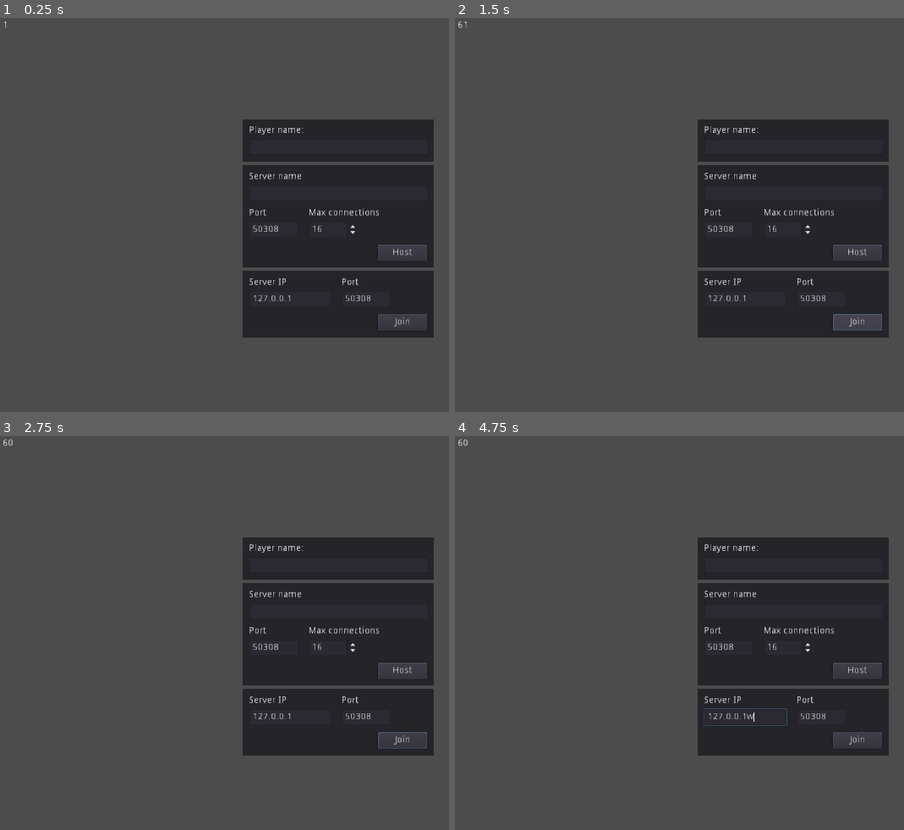
Above: before the commit, frames 1-4 (two rows, left to right).
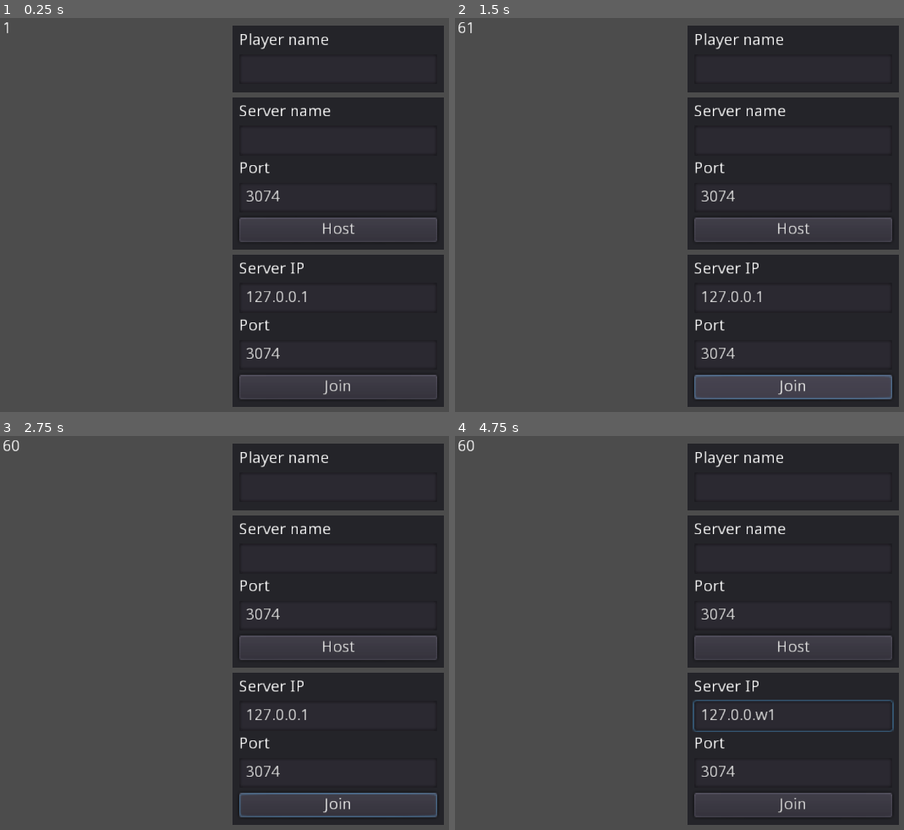
Above: after the commit, the same moments.

Repository: laws65/kag-rewritten
Game: Godot game, scene res://base/levels/content/matchmaking.tscn
Two runs of this game, one before a commit and one after it. Both use one fixed random seed, a clock stepped at 60 frames per second and the inputs below.
Inputs (mouse positions are in pixels of both pictures, inside the frame that each line leads up to):
- Up to frame 1 (0.25 s): no input
- Up to frame 2 (1.5 s): click "Host" at 0.5 s; click "Join" at 1.25 s
- Up to frame 3 (2.75 s): move the mouse to (outside the picture) at 2.02 s; hold D (move_right) from 2.03 s (still down); hold S (crouch) from 2.03 s (still down); click (outside the picture) at 2.17 s; tap W (jump) at 2.27 s
- Up to frame 4 (4.75 s): move the mouse to (657, 652) at 2.77 s; release S (crouch) at 2.78 s; tap S (crouch) at 2.85, 4.35 s; tap W (jump) at 3.02, 4.52 s; move the mouse to (859, 546) at 3.52 s; release D (move_right) at 3.53 s; hold A (move_left) 3.53-4.28 s; hold S (crouch) 3.53-4.28 s; move the mouse to (760, 711) at 4.27 s; hold D (move_right) from 4.28 s (still down); click (760, 711) at 4.42 s

The runs differ from the first frame. In frame 1, 23% of the frame differs, in the area x 0-99%, y 0-99%; in frame 2, 23%; in frame 3, 23%; in frame 4, 23%.

Commit message:
Fix DPI scaling

Diff:
--- a/base/levels/content/matchmaking.tscn
+++ b/base/levels/content/matchmaking.tscn
@@ -5,132 +5,173 @@
 [node name="CanvasLayer" type="CanvasLayer"]
 script = ExtResource( 1 )
 
-[node name="PanelPlayer" type="Panel" parent="."]
+[node name="Layout" type="VBoxContainer" parent="."]
 anchor_left = 0.5
-anchor_top = 0.5
 anchor_right = 0.5
-anchor_bottom = 0.5
-margin_left = -145.0
-margin_top = -147.5
-margin_right = 145.0
-margin_bottom = -82.5
+anchor_bottom = 1.0
+margin_left = -160.0
+margin_right = 160.0
+alignment = 1
+__meta__ = {
+"_edit_use_anchors_": false
+}
 
-[node name="Label" type="Label" parent="PanelPlayer"]
+[node name="PanelPlayer" type="Panel" parent="Layout"]
+margin_top = 12.0
+margin_right = 320.0
+margin_bottom = 112.0
+rect_min_size = Vector2( 0, 100 )
+size_flags_horizontal = 3
+__meta__ = {
+"_edit_use_anchors_": false
+}
+
+[node name="Content" type="VBoxContainer" parent="Layout/PanelPlayer"]
+anchor_right = 1.0
+anchor_bottom = 1.0
 margin_left = 10.0
 margin_top = 10.0
-margin_right = 93.0
-margin_bottom = 24.0
-text = "Player name:"
+margin_right = -10.0
+margin_bottom = -12.0
+__meta__ = {
+"_edit_use_anchors_": false
+}
 
-[node name="txtPlayerName" type="LineEdit" parent="PanelPlayer"]
-margin_left = 10.0
-margin_top = 30.0
-margin_right = 282.0
-margin_bottom = 55.0
+[node name="Label" type="Label" parent="Layout/PanelPlayer/Content"]
+margin_right = 300.0
+margin_bottom = 25.0
+text = "Player name"
+valign = 1
+__meta__ = {
+"_edit_use_anchors_": false
+}
 
-[node name="PanelHost" type="Panel" parent="."]
-anchor_left = 0.5
-anchor_top = 0.5
-anchor_right = 0.5
-anchor_bottom = 0.5
-margin_left = -145.0
-margin_top = -77.5
-margin_right = 145.0
-margin_bottom = 77.5
+[node name="txtPlayerName" type="LineEdit" parent="Layout/PanelPlayer/Content"]
+margin_top = 33.0
+margin_right = 300.0
+margin_bottom = 78.0
+size_flags_horizontal = 3
+__meta__ = {
+"_edit_use_anchors_": false
+}
 
-[node name="Label2" type="Label" parent="PanelHost"]
+[node name="PanelHost" type="Panel" parent="Layout"]
+margin_top = 120.0
+margin_right = 320.0
+margin_bottom = 350.0
+rect_min_size = Vector2( 0, 230 )
+size_flags_horizontal = 3
+__meta__ = {
+"_edit_use_anchors_": false
+}
+
+[node name="Content" type="VBoxContainer" parent="Layout/PanelHost"]
+anchor_right = 1.0
+anchor_bottom = 1.0
 margin_left = 10.0
 margin_top = 10.0
-margin_right = 90.0
+margin_right = -10.0
+margin_bottom = -10.0
+rect_min_size = Vector2( 0, 250 )
+__meta__ = {
+"_edit_use_anchors_": false
+}
+
+[node name="Label2" type="Label" parent="Layout/PanelHost/Content"]
+margin_right = 300.0
 margin_bottom = 25.0
 text = "Server name"
+valign = 1
+__meta__ = {
+"_edit_use_anchors_": false
+}
 
-[node name="txtServerName" type="LineEdit" parent="PanelHost"]
-margin_left = 10.0
-margin_top = 30.0
-margin_right = 282.0
-margin_bottom = 55.0
+[node name="txtServerName" type="LineEdit" parent="Layout/PanelHost/Content"]
+margin_top = 33.0
+margin_right = 300.0
+margin_bottom = 78.0
+__meta__ = {
+"_edit_use_anchors_": false
+}
 
-[node name="Label3" type="Label" parent="PanelHost"]
-margin_left = 10.0
-margin_top = 65.0
-margin_right = 50.0
-margin_bottom = 80.0
+[node name="Label3" type="Label" parent="Layout/PanelHost/Content"]
+margin_top = 86.0
+margin_right = 300.0
+margin_bottom = 111.0
 text = "Port"
+valign = 1
+__meta__ = {
+"_edit_use_anchors_": false
+}
 
-[node name="txtServerPort" type="LineEdit" parent="PanelHost"]
-margin_left = 10.0
-margin_top = 85.0
-margin_right = 85.0
-margin_bottom = 110.0
-text = "50308"
+[node name="txtServerPort" type="LineEdit" parent="Layout/PanelHost/Content"]
+margin_top = 119.0
+margin_right = 300.0
+margin_bottom = 164.0
+text = "3074"
+__meta__ = {
+"_edit_use_anchors_": false
+}
 
-[node name="Label4" type="Label" parent="PanelHost"]
-margin_left = 100.0
-margin_top = 65.0
-margin_right = 208.0
-margin_bottom = 79.0
-text = "Max connections"
-
-[node name="txtMaxPlayers" type="SpinBox" parent="PanelHost"]
-margin_left = 100.0
-margin_top = 85.0
-margin_right = 175.0
-margin_bottom = 110.0
-min_value = 1.0
-max_value = 32.0
-value = 16.0
-
-[node name="btCreate" type="Button" parent="PanelHost"]
-margin_left = 205.0
-margin_top = 120.0
-margin_right = 280.0
-margin_bottom = 145.0
+[node name="btCreate" type="Button" parent="Layout/PanelHost/Content"]
+margin_top = 172.0
+margin_right = 300.0
+margin_bottom = 209.0
 text = "Host"
 
-[node name="PanelJoin" type="Panel" parent="."]
-anchor_left = 0.5
-anchor_top = 0.5
-anchor_right = 0.5
-anchor_bottom = 0.5
-margin_left = -145.0
-margin_top = 83.0
-margin_right = 145.0
-margin_bottom = 183.0
+[node name="PanelJoin" type="Panel" parent="Layout"]
+margin_top = 358.0
+margin_right = 320.0
+margin_bottom = 588.0
+rect_min_size = Vector2( 0, 230 )
+size_flags_horizontal = 3
+__meta__ = {
+"_edit_use_anchors_": false
+}
 
-[node name="Label2" type="Label" parent="PanelJoin"]
+[node name="Content" type="VBoxContainer" parent="Layout/PanelJoin"]
+anchor_right = 1.0
+anchor_bottom = 1.0
 margin_left = 10.0
 margin_top = 10.0
-margin_right = 30.0
+margin_right = -10.0
+margin_bottom = -10.0
+__meta__ = {
+"_edit_use_anchors_": false
+}
+
+[node name="Label2" type="Label" parent="Layout/PanelJoin/Content"]
+margin_right = 300.0
 margin_bottom = 25.0
 text = "Server IP"
+valign = 1
 
-[node name="txtJoinIP" type="LineEdit" parent="PanelJoin"]
-margin_left = 10.0
-margin_top = 30.0
-margin_right = 135.0
-margin_bottom = 55.0
+[node name="txtJoinIP" type="LineEdit" parent="Layout/PanelJoin/Content"]
+margin_top = 33.0
+margin_right = 300.0
+margin_bottom = 78.0
 text = "127.0.0.1"
 
-[node name="Label3" type="Label" parent="PanelJoin"]
-margin_left = 150.0
-margin_top = 10.0
-margin_right = 180.0
-margin_bottom = 25.0
+[node name="Label3" type="Label" parent="Layout/PanelJoin/Content"]
+margin_top = 86.0
+margin_right = 300.0
+margin_bottom = 111.0
 text = "Port"
+valign = 1
 
-[node name="txtJoinPort" type="LineEdit" parent="PanelJoin"]
-margin_left = 150.0
-margin_top = 30.0
-margin_right = 225.0
-margin_bottom = 55.0
-text = "50308"
+[node name="txtJoinPort" type="LineEdit" parent="Layout/PanelJoin/Content"]
+margin_top = 119.0
+margin_right = 300.0
+margin_bottom = 164.0
+text = "3074"
 
-[node name="btJoin" type="Button" parent="PanelJoin"]
-margin_left = 205.0
-margin_top = 65.0
-margin_right = 280.0
-margin_bottom = 90.0
+[node name="btJoin" type="Button" parent="Layout/PanelJoin/Content"]
+margin_top = 172.0
+margin_right = 300.0
+margin_bottom = 209.0
 text = "Join"
-[connection signal="pressed" from="PanelHost/btCreate" to="." method="_on_btCreate_pressed"]
-[connection signal="pressed" from="PanelJoin/btJoin" to="." method="_on_btJoin_pressed"]
+
+[node name="YSort" type="YSort" parent="."]
+position = Vector2( 352, 0 )
+[connection signal="pressed" from="Layout/PanelHost/Content/btCreate" to="." method="_on_btCreate_pressed"]
+[connection signal="pressed" from="Layout/PanelJoin/Content/btJoin" to="." method="_on_btJoin_pressed"]
--- a/base/levels/content/misc/game_camera.tscn
+++ b/base/levels/content/misc/game_camera.tscn
@@ -5,7 +5,7 @@
 [node name="GameCamera" type="Camera2D"]
 offset = Vector2( 16, 0 )
 current = true
-zoom = Vector2( 0.35, 0.35 )
+zoom = Vector2( 0.5, 0.5 )
 drag_margin_left = 0.0
 drag_margin_top = 0.0
 drag_margin_right = 0.0
--- a/base/levels/content/multiplayer.tscn
+++ b/base/levels/content/multiplayer.tscn
@@ -1,9 +1,8 @@
-[gd_scene load_steps=5 format=2]
+[gd_scene load_steps=4 format=2]
 
 [ext_resource path="res://base/rules/ctf/ctf.gd" type="Script" id=1]
 [ext_resource path="res://base/levels/scripts/map.gd" type="Script" id=2]
 [ext_resource path="res://base/levels/content/misc/shadow_shader.tres" type="Material" id=3]
-[ext_resource path="res://base/sprites/misc/shadertest.png" type="Texture" id=4]
 
 [node name="Game" type="Node2D"]
 script = ExtResource( 1 )
@@ -18,5 +17,4 @@
 material = ExtResource( 3 )
 scale = Vector2( 8, 8 )
 z_index = 1
-texture = ExtResource( 4 )
 centered = false
--- a/base/levels/scripts/misc/game_camera.gd
+++ b/base/levels/scripts/misc/game_camera.gd
@@ -2,7 +2,7 @@
 
 var target
 
-func _process(delta):
+func _physics_process(delta):
 	if target:
 		global_position = target.global_position
 
--- a/base/rules/common/matchmaking.gd
+++ b/base/rules/common/matchmaking.gd
@@ -1,4 +1,18 @@
 extends CanvasLayer
+
+### PanelPlayer
+onready var playerName = $Layout/PanelPlayer/Content/txtPlayerName
+### ---
+
+### PanelHost
+onready var hostServerName = $Layout/PanelHost/Content/txtServerName
+onready var hostServerPort = $Layout/PanelHost/Content/txtServerPort
+### ---
+
+### PanelJoin
+onready var joinServerIP = $Layout/PanelJoin/Content/txtJoinIP
+onready var joinServerPort = $Layout/PanelJoin/Content/txtJoinPort
+### ---
 
 func _ready():
 	network.connect("server_created", self, "_on_ready_to_play")
@@ -6,25 +20,24 @@
 	network.connect("join_fail", self, "_on_join_fail")
 
 func set_player_info():
-	if (!$PanelPlayer/txtPlayerName.text.empty()):
-		game_state.player_info.name = $PanelPlayer/txtPlayerName.text
+	if (!playerName.text.empty()):
+		game_state.player_info.name = playerName.text
 
 func _on_btCreate_pressed():
 	set_player_info()
 
-	if (!$PanelHost/txtServerName.text.empty()):
-		network.server_info.name = $PanelHost/txtServerName.text
+	if (!hostServerName.text.empty()):
+		network.server_info.name = hostServerName.text
 
-	network.server_info.used_port = int($PanelHost/txtServerPort.text)
-	network.server_info.max_players = int($PanelHost/txtMaxPlayers.value)
+	network.server_info.used_port = int(hostServerPort.text)
 
 	network.create_server()
 
 func _on_btJoin_pressed():
 	set_player_info()
 
-	var ip = $PanelJoin/txtJoinIP.text
-	var port = int($PanelJoin/txtJoinPort.text)
+	var ip = joinServerIP.text
+	var port = int(joinServerPort.text)
 
 	network.join_server(ip, port)
 
--- a/base/rules/common/network.gd
+++ b/base/rules/common/network.gd
@@ -8,7 +8,6 @@
 
 var server_info = {
 	name = "KAG Server",
-	max_players = 0,
 	used_port = 0,
 }
 
--- a/project.godot
+++ b/project.godot
@@ -38,6 +38,7 @@
 config/custom_user_dir_name="KAG Rewritten"
 boot_splash/image="res://base/sprites/misc/icon.png"
 boot_splash/fullsize=false
+boot_splash/use_filter=false
 config/icon="res://base/sprites/misc/icon.png"
 
 [autoload]
@@ -49,7 +50,7 @@
 
 [debug]
 
-settings/crash_handler/message="Please include this when reporting the bug on https://github.com/andreyrk/kag-rewritten/issues"
+settings/crash_handler/message="Please include this when reporting the bug on https://github.com/kag-rewritten/kag-rewritten/issues"
 
 [display]
 
@@ -58,6 +59,10 @@
 mouse_cursor/custom_image="res://base/sprites/misc/cursor.png"
 window/stretch/mode="2d"
 window/stretch/aspect="expand"
+
+[gui]
+
+theme/use_hidpi=true
 
 [importer_defaults]
 
Binary file removed: base/sprites/misc/shadertest.png
Not shown, removed: base/sprites/misc/shadertest.png.import
Not shown, changed: export_presets.cfg
Not shown, added: base/sprites/misc/icon.icns
